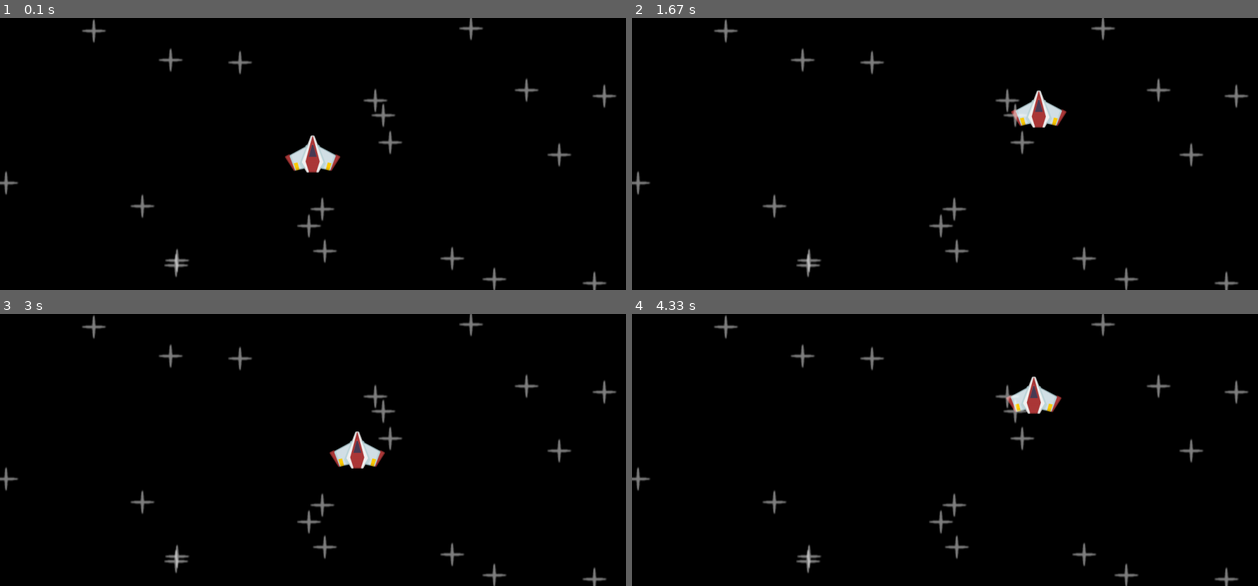
Above: before the commit, frames 1-4 (two rows, left to right).
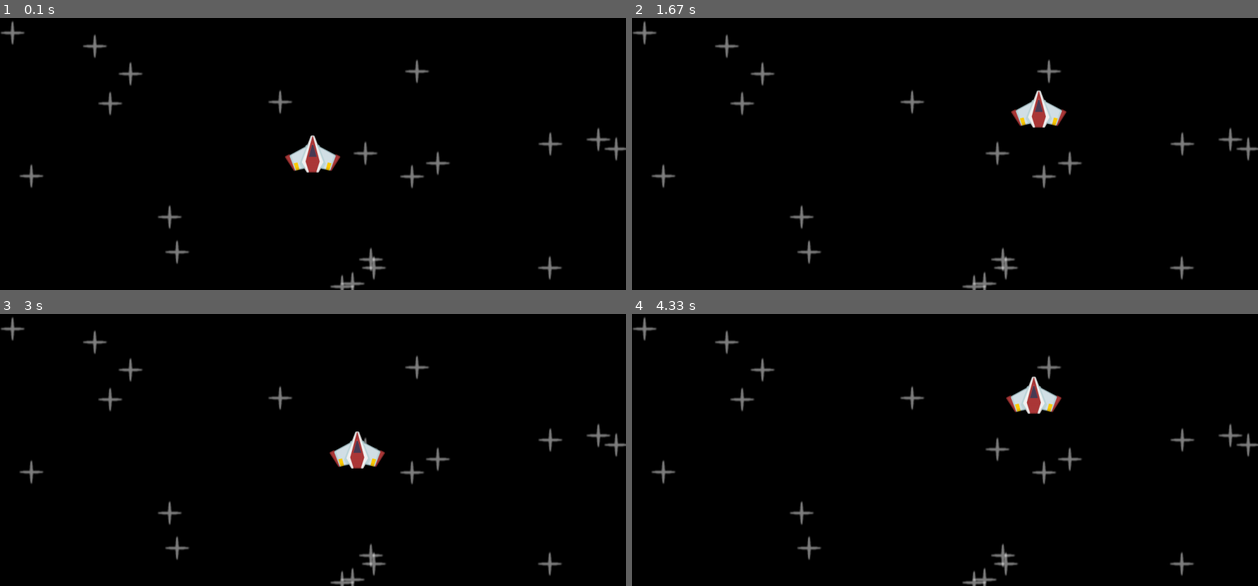
Above: after the commit, the same moments.

Repository: 7IronSnow7/Pygame
Game: pygame game, started from spaceshooter/main.py
The game is run twice, just before and just after one commit, with the same random seed, the same clock (stepped at 60 frames per second) and the same inputs.
Inputs:
- Up to frame 1 (0.1 s): no input
- Up to frame 2 (1.67 s): tap Space at 0.33 s; hold Right 0.67-1.13 s; hold Up 1.17-1.47 s; hold Right from 1.5 s (still down)
- Up to frame 3 (3 s): release Right at 1.97 s; hold Left 2-2.53 s; hold Down 2.57-2.87 s; hold Left from 2.9 s (still down)
- Up to frame 4 (4.33 s): release Left at 3.3 s; hold Up 3.33-3.7 s; hold Right from 3.73 s (still down)

The runs differ from the first frame. In frame 1, 3.2% of the frame differs, in the area x 0-100%, y 0-100%; in frame 2, 3.2%; in frame 3, 3.2%; in frame 4, 3.2%.

Commit message:
Added some timers to the laser so the space ship will not be overpowered

Diff:
--- a/spaceshooter/main.py
+++ b/spaceshooter/main.py
@@ -10,6 +10,18 @@
         self.direction = pygame.Vector2()
         self.speed = 300
 
+        # cooldown
+        self.can_shoot = True
+        self.laser_shoot_time = 0
+        self.cooldown_duration = 400
+
+    def laser_timer(self):
+        if not self.can_shoot:
+            current_time = pygame.time.get_ticks()
+            if current_time - self.laser_shoot_time >= self.cooldown_duration:
+                self.can_shoot = True
+
+
     def update(self):
         keys = pygame.key.get_pressed()
         self.direction.x = int(keys[pygame.K_RIGHT])  - int(keys[pygame.K_LEFT])
@@ -18,13 +30,16 @@
         self.rect.center += self.direction * self.speed * dt
 
         recent_keys = pygame.key.get_just_pressed()
-        if recent_keys[pygame.K_SPACE]:
+        if recent_keys[pygame.K_SPACE] and self.can_shoot:
             print("Fire laser")
+            self.can_shoot = False
+            self.laser_shoot_time = pygame.time.get_ticks()
 
+        self.laser_timer()
 class Star(pygame.sprite.Sprite):
-    def __init__(self, groups):
+    def __init__(self, groups, surf):
         super().__init__(groups)
-        self.image = pygame.image.load(join("spaceshooter", "images", "star.png")).convert_alpha()
+        self.image = surf
         self.rect = self.image.get_frect(center = (randint(0, window_width), randint(0, window_height)))
 
 # General setup
@@ -42,33 +57,20 @@
 x = 100
 
 all_sprites = pygame.sprite.Group()
+star_surf = pygame.image.load(join("spaceshooter", "images", "star.png")).convert_alpha()
+for i in range(20):
+    Star(all_sprites, star_surf)
 player = Player(all_sprites)
-for i in range(20):
-    Star(all_sprites)
-# imports
-#--> import player
-# player_surface =
-#--> import star
-star_surface = pygame.image.load(join("spaceshooter", "images", "star.png")).convert_alpha()
-#---> player position
-# player_rect = player_surface.get_frect(center = (window_width / 2, window_height / 2))
-# player_speed = 300
-#--> import star
-# star_surface = pygame.image.load(join("spaceshooter", "images", "star.png")).convert_alpha()
-#--> import meteor
+
 meteor_surface = pygame.image.load(join("spaceshooter", "images", "meteor.png")).convert_alpha()
-#---> meteor position
-# meteor_rect = player_surface.get_frect(center = (window_width / 2, window_height / 2))
-#--> import laser
+meteor_rect = meteor_surface.get_frect(center = (window_width / 2, window_height / 2))
+
 laser_surface = pygame.image.load(join("spaceshooter", "images", "laser.png")).convert_alpha()
-#---> laser position
 laser_rect = laser_surface.get_frect(bottomleft = (20, window_height - 20))
 
-
-
-# Generate random star position
-# num_stars = 20
-# stars = [(randint(0, window_width), randint(0, window_height)) for i in range(num_stars)]
+# custom events _> meteor events
+meteor_event = pygame.event.custom_type()
+pygame.time.set_timer(meteor_event, 500)
 
 while running:
     dt = clock.tick() / 1000
@@ -76,13 +78,15 @@
     for event in pygame.event.get():
         if event.type == pygame.QUIT:
             running = False
+        if event.type == meteor_event:
+            print("create meteor")
 
+    # update
     all_sprites.update()
 
-    # draw game
+    # draw the game
     display_surface.fill("black")
     all_sprites.draw(display_surface)
-
     pygame.display.update()
 
 pygame.quit()
